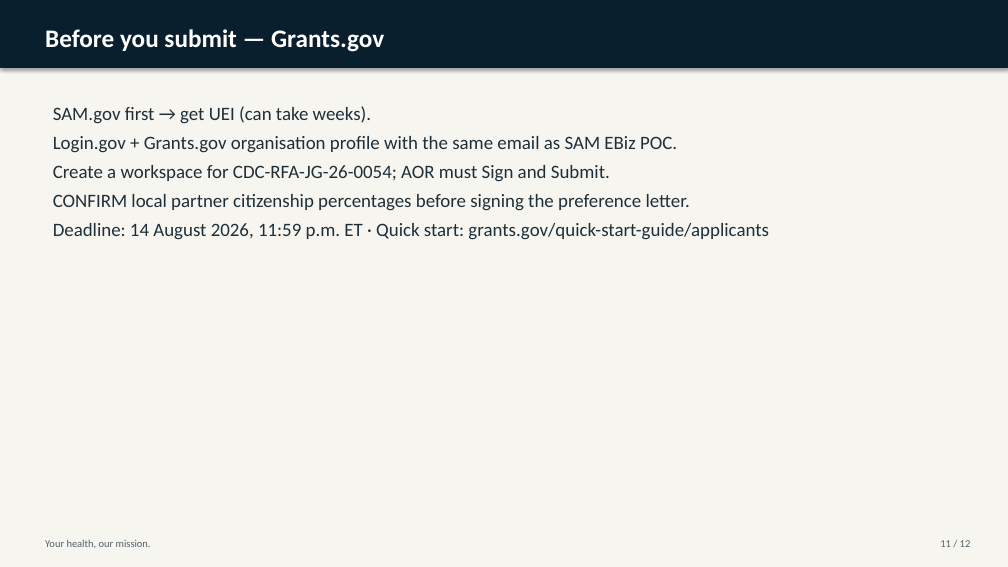
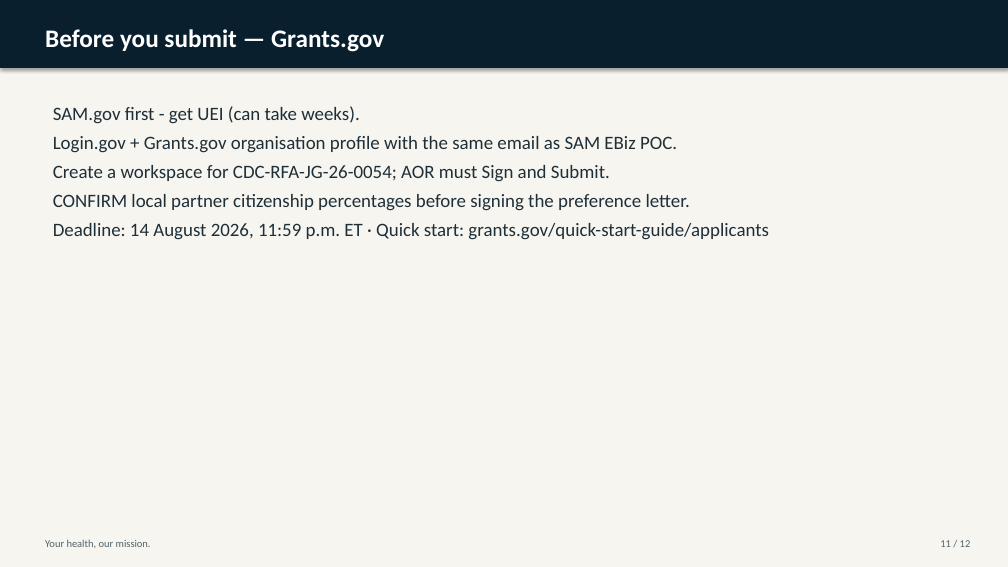
Before and after one commit to WASSWA2624/fairbanks, a slide deck: slide 11 of applications/cdc-uganda-ghs/documents/cdc-uganda-ghs_ppt.pptx. Drawn at 1008x567 pixels with LibreOffice and Linux fonts; fonts in the diff are those of the drawing. Boxes give left, top, right and bottom in pixels: in the first picture for what was removed or moved away, otherwise in the second. Text is boxed around its words. In the diff, an @@ line names an element or a change of style, - is before the commit and + after.

```diff
--- a/applications/cdc-uganda-ghs/documents/cdc-uganda-ghs_ppt.pptx
+++ b/applications/cdc-uganda-ghs/documents/cdc-uganda-ghs_ppt.pptx
@@ text at (53,106,359,124): text changed @@
-SAM.gov first → get UEI (can take weeks).
+SAM.gov first - get UEI (can take weeks).
```
Also in this commit, not shown: 3 other slides changed, 16 other files.
